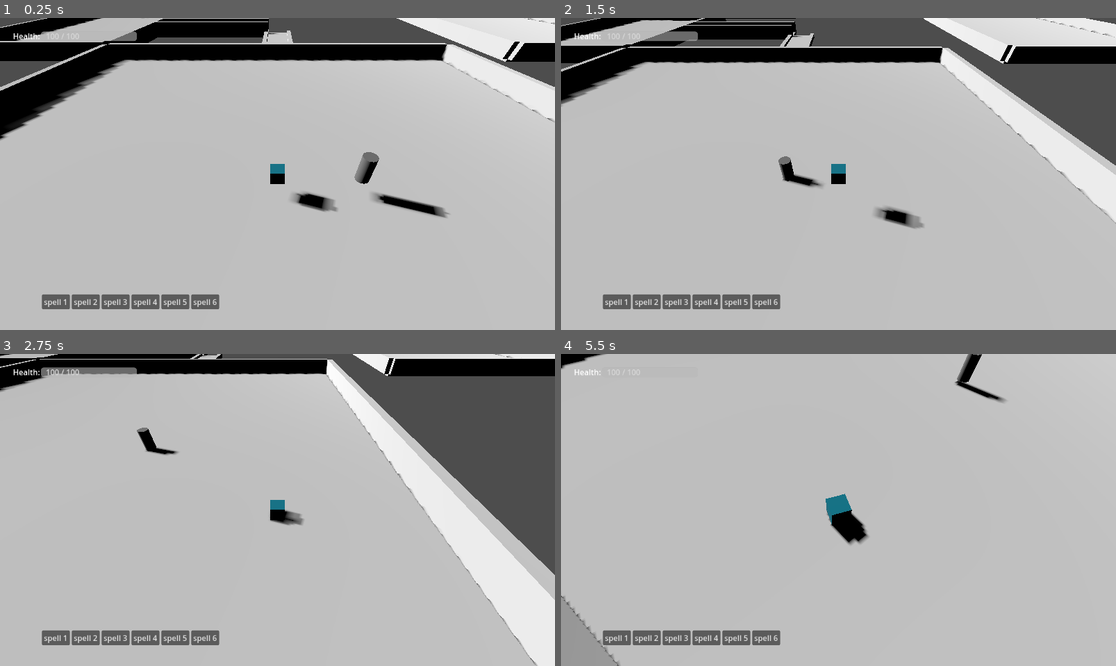
Above: before the commit, frames 1-4 (two rows, left to right).
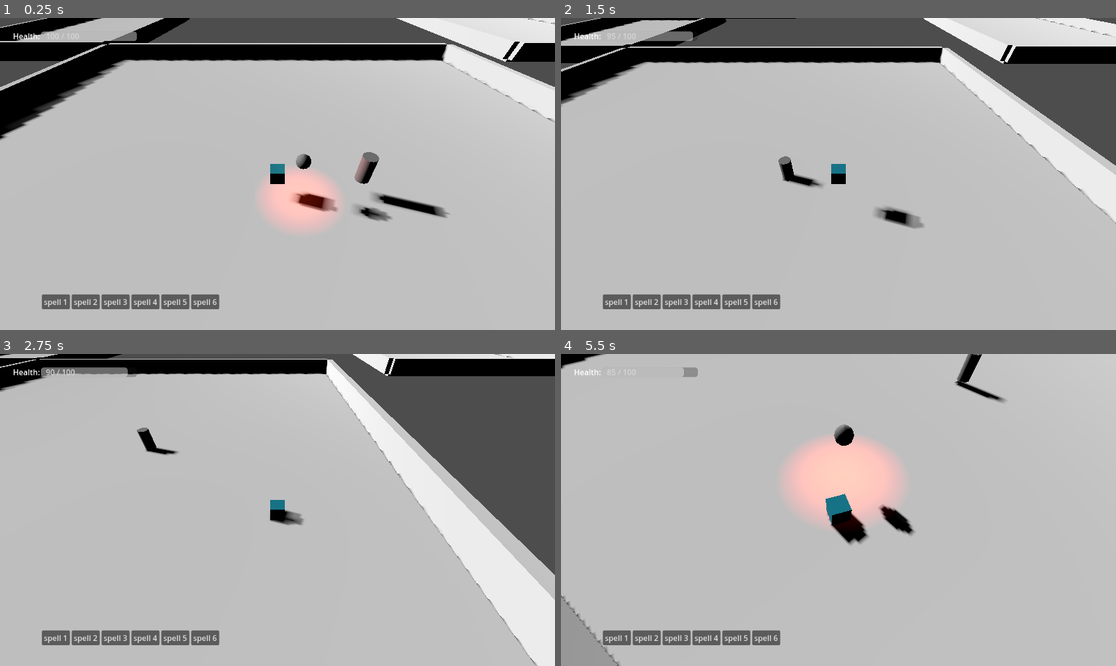
Above: after the commit, the same moments.

Repository: DumplingEater/possible_game
Game: Godot game, scene res://resources/scenes/main.tscn
Two runs of this game, one before a commit and one after it. Both use one fixed random seed, a clock stepped at 60 frames per second and the inputs below.
Inputs (mouse positions are in pixels of both pictures, inside the frame that each line leads up to):
- Up to frame 1 (0.25 s): no input
- Up to frame 2 (1.5 s): move the mouse to (960, 158) at 0.52 s; hold E (move_right) 0.53-1.28 s; tap 1 (action_1) at 0.6 s; tap Space (jump) at 0.77 s; move the mouse to (727, 189) at 1.27 s; hold S (move_back) from 1.28 s (still down); click (727, 189) at 1.35 s
- Up to frame 3 (2.75 s): tap Space (jump) at 1.52 s; move the mouse to (333, 441) at 2.02 s; release S (move_back) at 2.03 s; hold E (move_right) from 2.03 s (still down); hold Right mouse button (mouse_right_click) from 2.03 s (still down)
- Up to frame 4 (5.5 s): move the mouse to (810, 572) at 2.77 s; release E (move_right) at 2.78 s; release Right mouse button (mouse_right_click) at 2.78 s; hold W (move_forward) 2.78-3.53 s; tap Mouse wheel down (scroll_down) at 2.85 s; tap Space (jump) at 3.02, 3.77, 4.52 s; move the mouse to (1005, 556) at 3.52 s; hold Mouse wheel up (scroll_up) 3.53-4.28 s; hold Q (move_left) 3.53-5.03 s; move the mouse to (672, 463) at 4.27 s; tap 1 (action_1) at 4.35 s; move the mouse to (866, 510) at 5.02 s; press the mouse at (866, 510) at 5.03 s; hold S (move_back) from 5.03 s (still down)

The runs differ from the first frame. In frame 1, 3.8% of the frame differs, in the area x 25-71%, y 0-69%; in frame 2, 1.1%; in frame 3, 0.4%; in frame 4, 5.0%, in the area x 8-64%, y 4-59%.
Error before the commit: Cannot call method 'instantiate' on a null value. (res://src/state_machines/attack_state.gd:13)

Commit message:
redoing halls

Diff:
--- a/resources/scenes/fireball.tscn
+++ b/resources/scenes/fireball.tscn
@@ -1,67 +1,9 @@
-[gd_scene load_steps=13 format=3 uid="uid://bablflwgqpj8o"]
+[gd_scene load_steps=4 format=3 uid="uid://bablflwgqpj8o"]
 
 [ext_resource type="Script" path="res://src/spell_projectile_data.gd" id="1_emk6e"]
 [ext_resource type="Script" path="res://src/spell_projectile_motion.gd" id="1_jbg6e"]
 
 [sub_resource type="SphereShape3D" id="SphereShape3D_mty2v"]
-
-[sub_resource type="StandardMaterial3D" id="StandardMaterial3D_ecjxd"]
-transparency = 1
-albedo_color = Color(0.839216, 0.368627, 0.247059, 0.486275)
-
-[sub_resource type="CapsuleMesh" id="CapsuleMesh_cs7fl"]
-material = SubResource("StandardMaterial3D_ecjxd")
-radius = 0.25
-height = 0.5
-
-[sub_resource type="Curve" id="Curve_2047k"]
-_data = [Vector2(0.00373134, 0.33), 0.0, 0.0, 0, 0, Vector2(1, 0), 0.0, 0.0, 0, 0]
-point_count = 2
-
-[sub_resource type="CurveTexture" id="CurveTexture_n3bm3"]
-curve = SubResource("Curve_2047k")
-
-[sub_resource type="Curve" id="Curve_1rnq4"]
-max_value = 1.01
-_data = [Vector2(0, 0), 0.0, 1.69175, 0, 0, Vector2(1, 1.01), 0.0694053, 0.0, 0, 0]
-point_count = 2
-metadata/_snap_count = 12
-
-[sub_resource type="CurveTexture" id="CurveTexture_e1bdf"]
-curve = SubResource("Curve_1rnq4")
-
-[sub_resource type="ParticleProcessMaterial" id="ParticleProcessMaterial_heob1"]
-direction = Vector3(0, 0, -1)
-spread = 15.0
-initial_velocity_min = 1.0
-initial_velocity_max = 6.0
-gravity = Vector3(0, 1, 0)
-damping_min = 0.876
-damping_max = 10.0
-scale_max = 2.0
-scale_over_velocity_max = 10.0
-scale_over_velocity_curve = SubResource("CurveTexture_e1bdf")
-color = Color(0.912846, 0.331747, 0.0499897, 1)
-alpha_curve = SubResource("CurveTexture_n3bm3")
-hue_variation_min = -0.02
-hue_variation_max = 0.02
-turbulence_enabled = true
-turbulence_noise_strength = 0.05
-turbulence_noise_scale = 10.0
-turbulence_influence_min = 0.016
-turbulence_influence_max = 0.061
-
-[sub_resource type="StandardMaterial3D" id="StandardMaterial3D_h7fh0"]
-blend_mode = 1
-vertex_color_use_as_albedo = true
-roughness = 0.0
-emission = Color(1, 0.494118, 0.0705882, 1)
-emission_energy_multiplier = 0.25
-
-[sub_resource type="SphereMesh" id="SphereMesh_036qx"]
-material = SubResource("StandardMaterial3D_h7fh0")
-radius = 0.15
-height = 0.3
 
 [node name="Fireball" type="Node3D"]
 script = ExtResource("1_emk6e")
@@ -77,13 +19,4 @@
 light_color = Color(0.962611, 0.202223, 0, 1)
 light_energy = 0.553
 
-[node name="mesh" type="MeshInstance3D" parent="Area3D"]
-mesh = SubResource("BoxMesh_sdg5e")
-skeleton = NodePath("../..")
-surface_material_override/0 = SubResource("StandardMaterial3D_b5prc")
-
-[node name="particle_testing" type="GPUParticles3D" parent="Area3D"]
-amount = 400
-lifetime = 1.95
-process_material = SubResource("ParticleProcessMaterial_heob1")
-draw_pass_1 = SubResource("SphereMesh_036qx")
+[node name="CSGSphere3D" type="CSGSphere3D" parent="Area3D"]
--- a/src/procedural_generation/dungeon_generator.gd
+++ b/src/procedural_generation/dungeon_generator.gd
@@ -89,146 +89,168 @@
 		room_graph[best_graph_node].append(best_candidate_node)
 
 	print("Building halls from MST Graph...\n\n")
-	# i guess for conceptual sake i am picturing this top down +x to right +z 'up'
 	for room in room_graph:
 		var adjacent_rooms = room_graph[room]
 		for target_room in adjacent_rooms:
-
-			var rooms_overlap_on_x_axis = !(room.max_x() < target_room.min_x() or room.min_x() > target_room.max_x())
-			var rooms_overlap_on_z_axis = !(room.max_z() < target_room.min_z() or room.min_z() > target_room.max_z())
-
-			var x_overlap_amount = abs(room.max_x() - target_room.min_x()) if rooms_overlap_on_x_axis else 0.0
-			var z_overlap_amount = abs(room.max_z() - target_room.min_z()) if rooms_overlap_on_z_axis else 0.0
-
-			# if the rooms overlap enough to fit a hall just do a straight hall
-			#region Straight Halls
-			if x_overlap_amount > hall_width + 2 or z_overlap_amount > hall_width + 2:
-
-				# just line up our 4 x values and sort and our x bounds for hall
-				# pos are the middle two. same for z actually for the bounds of
-				# the hall
-				var x_edges = [room.min_x(), room.max_x(), target_room.min_x(), target_room.max_x()]
-				var z_edges = [room.min_z(), room.max_z(), target_room.min_z(), target_room.max_z()]
-
-				x_edges.sort()
-				z_edges.sort()
-
-				var hall_x = (x_edges[1] + x_edges[2]) / 2
-				var hall_z = (z_edges[1] + z_edges[2]) / 2
-
-				# calculate position and size of hall
-				var hall_size: Vector3 = Vector3(0, 0, 0)
-				if rooms_overlap_on_x_axis:
-					var hall_length = abs(z_edges[1] - z_edges[2])
-					hall_size = Vector3(hall_width, 1.0, hall_length)
-				elif rooms_overlap_on_z_axis:
-					var hall_length = abs(x_edges[1] - x_edges[2])
-					hall_size = Vector3(hall_length, 1.0, hall_width)
-
-				var hall_position = Vector3(hall_x, 0.0, hall_z)
-				var hall_room = base_room.instantiate()
-				add_child(hall_room)
-				hall_room.construct_room(hall_position, hall_size)
-				continue
-#endregion
-
-
-			# the cases where rooms don't directly overlap correlate
-			# to the target room being off of one of the four corners of this
-			# room, so we need a bent hall
-
-			var x_diff = abs(room.global_position.x - target_room.global_position.x)
-			var z_diff = abs(room.global_position.z - target_room.global_position.z)
-
-			# gets closest corner
-			var start_x = min(room.max_x(), target_room.global_position.x)
-			start_x = max(room.min_x(), start_x)
-			var start_z = min(room.max_z(), target_room.global_position.z)
-			start_z = max(room.min_z(), start_z)
-
-			var should_go_right = bool(target_room.global_position.x > room.global_position.x)
-			var should_go_up = bool(target_room.global_position.z > room.global_position.z)
-
-			var first_leg_start_position = Vector3()
-			var first_leg_end_position = Vector3()
-			var second_leg_start_position = Vector3()
-			var second_leg_end_position = Vector3()
-			var first_leg_scale = Vector3()
-			var second_leg_scale = Vector3()
-			var first_leg_along_z = false
-			var second_leg_along_z = false
-			if randf_range(0.0, 1.0) < 0.5:
-				# moving in z first, snap x to center
-				first_leg_along_z = true
-				var target_z = target_room.global_position.z
-				start_x = room.global_position.x
-
-				if should_go_up:
-					first_leg_end_position = Vector3(start_x, 0.0, target_z - hall_width / 2.0)
-				else:
-					first_leg_end_position = Vector3(start_x, 0.0, target_z + hall_width / 2.0)
-
-				first_leg_start_position = Vector3(start_x, 0.0, start_z)
-				first_leg_scale = Vector3(hall_width, 1.0, abs(first_leg_end_position.z - start_z))
-
-				var target_x = 0.0
-				if should_go_right:
-					target_x = target_room.min_x()
-					second_leg_start_position = Vector3(start_x + hall_width / 2.0, 0.0, target_z)
-				else:
-					target_x = target_room.max_x()
-					second_leg_start_position = Vector3(start_x - hall_width / 2.0, 0.0, target_z)
-
-				second_leg_end_position = Vector3(target_x, 0.0, target_z)
-				second_leg_scale = Vector3(abs(second_leg_end_position.x - second_leg_start_position.x), 1.0, hall_width)
-			else:  # going horizontal first
-				second_leg_along_z = true
-				var target_x = target_room.global_position.x
-				start_z = room.global_position.z
-
-				if should_go_right:
-					first_leg_end_position = Vector3(target_x - hall_width / 2.0, 0.0, start_z)
-				else:
-					first_leg_end_position = Vector3(target_x + hall_width / 2.0, 0.0, start_z)
-
-				first_leg_start_position = Vector3(start_x, 0.0, start_z)
-				first_leg_scale = Vector3(abs(first_leg_end_position.x - first_leg_start_position.x), 1.0, hall_width)
-
-				var target_z = 0.0
-				if should_go_up:
-					target_z = target_room.min_z()
-					second_leg_start_position = Vector3(target_x, 0.0, start_z + hall_width / 2.0)
-				else:
-					target_z = target_room.max_z()
-					second_leg_start_position = Vector3(target_x, 0.0, start_z - hall_width / 2.0)
-
-				second_leg_end_position = Vector3(target_x, 0.0, target_z)
-				second_leg_scale = Vector3(hall_width, 1.0, abs(second_leg_end_position.z - second_leg_start_position.z))
-
-			var first_hall_leg = base_room.instantiate()
-			add_child(first_hall_leg)
-			var first_leg_center = (first_leg_start_position + first_leg_end_position) / 2.0
-			first_hall_leg.height = 1.0
-			first_hall_leg.construct_room(
-				first_leg_center,
-				first_leg_scale,
-				first_leg_along_z,
-				not first_leg_along_z
-			)
-
-			var second_hall_leg = base_room.instantiate()
-			add_child(second_hall_leg)
-			var second_leg_center = (second_leg_start_position + second_leg_end_position) / 2.0
-			second_hall_leg.construct_room(
-				second_leg_center,
-				second_leg_scale,
-				second_leg_along_z,
-				not second_leg_along_z
-			)
-
-			#var starting_point: Vector3(start_x, 0.0, start_z)
-			#var elbow_point = Vector3
-
+			var target_room_above: bool = target_room.global_position.z > room.global_position.z
+			var target_room_right: bool = target_room.global_position.x > room.global_position.x
+			var room_x_diff: float = target_room.global_position.x - room.global_position.x
+			var room_z_diff: float = target_room.global_position.z - room.global_position.z
+			var more_horizontally_aligned: bool = abs(room_x_diff) > abs(room_z_diff)
+
+			# figure out which face the door should be on for each room
+			# face 0, 1, 2, 3 are +z, +x, -z, -x. clockwise starting with up (+z)
+			var face_for_origin_door: int = 0
+			if more_horizontally_aligned:
+				face_for_origin_door = 3 # default left
+				if target_room_right:
+					face_for_origin_door = 1
+			else:
+				face_for_origin_door = 2 # default down
+				if target_room_above:
+					face_for_origin_door = 0
+			# for now just get opposite face for other room
+			var face_for_target_room: int = (face_for_origin_door + 2) % 4
+
+
+	# i guess for conceptual sake i am picturing this top down +x to right +z 'up'
+	#for room in room_graph:
+		#var adjacent_rooms = room_graph[room]
+		#for target_room in adjacent_rooms:
+#
+			#var rooms_overlap_on_x_axis = !(room.max_x() < target_room.min_x() or room.min_x() > target_room.max_x())
+			#var rooms_overlap_on_z_axis = !(room.max_z() < target_room.min_z() or room.min_z() > target_room.max_z())
+			#
+			#var x_overlap_amount = abs(room.max_x() - target_room.min_x()) if rooms_overlap_on_x_axis else 0.0
+			#var z_overlap_amount = abs(room.max_z() - target_room.min_z()) if rooms_overlap_on_z_axis else 0.0
+			#
+			## if the rooms overlap enough to fit a hall just do a straight hall
+			#if x_overlap_amount > hall_width + 2 or z_overlap_amount > hall_width + 2:
+				#
+				## just line up our 4 x values and sort and our x bounds for hall
+				## pos are the middle two. same for z actually for the bounds of
+				## the hall
+				#var x_edges = [room.min_x(), room.max_x(), target_room.min_x(), target_room.max_x()]
+				#var z_edges = [room.min_z(), room.max_z(), target_room.min_z(), target_room.max_z()]
+				#
+				#x_edges.sort()
+				#z_edges.sort()
+				#
+				#var hall_x = (x_edges[1] + x_edges[2]) / 2
+				#var hall_z = (z_edges[1] + z_edges[2]) / 2
+				#
+				## calculate position and size of hall
+				#var hall_size: Vector3 = Vector3(0, 0, 0)
+				#if rooms_overlap_on_x_axis:
+					#var hall_length = abs(z_edges[1] - z_edges[2])
+					#hall_size = Vector3(hall_width, 1.0, hall_length)
+				#elif rooms_overlap_on_z_axis:
+					#var hall_length = abs(x_edges[1] - x_edges[2])
+					#hall_size = Vector3(hall_length, 1.0, hall_width)
+				#
+				#var hall_position = Vector3(hall_x, 0.0, hall_z)
+				#var hall_room = base_room.instantiate()
+				#add_child(hall_room)
+				#hall_room.construct_room(hall_position, hall_size)
+				#continue
+			#
+			#
+			## the cases where rooms don't directly overlap correlate
+			## to the target room being off of one of the four corners of this
+			## room, so we need a bent hall
+			#
+			#var x_diff = abs(room.global_position.x - target_room.global_position.x)
+			#var z_diff = abs(room.global_position.z - target_room.global_position.z)
+			#
+			## gets closest corner
+			#var start_x = min(room.max_x(), target_room.global_position.x)
+			#start_x = max(room.min_x(), start_x)
+			#var start_z = min(room.max_z(), target_room.global_position.z)
+			#start_z = max(room.min_z(), start_z)
+			#
+			#var should_go_right = bool(target_room.global_position.x > room.global_position.x)
+			#var should_go_up = bool(target_room.global_position.z > room.global_position.z)
+			#
+			#var first_leg_start_position = Vector3()
+			#var first_leg_end_position = Vector3()
+			#var second_leg_start_position = Vector3()
+			#var second_leg_end_position = Vector3()
+			#var first_leg_scale = Vector3()
+			#var second_leg_scale = Vector3()
+			#var first_leg_along_z = false
+			#var second_leg_along_z = false
+			#if randf_range(0.0, 1.0) < 0.5:
+				## moving in z first, snap x to center
+				#first_leg_along_z = true
+				#var target_z = target_room.global_position.z
+				#start_x = room.global_position.x
+				#
+				#if should_go_up:
+					#first_leg_end_position = Vector3(start_x, 0.0, target_z - hall_width / 2.0)
+				#else:
+					#first_leg_end_position = Vector3(start_x, 0.0, target_z + hall_width / 2.0)
+				#
+				#first_leg_start_position = Vector3(start_x, 0.0, start_z)
+				#first_leg_scale = Vector3(hall_width, 1.0, abs(first_leg_end_position.z - start_z))
+					#
+				#var target_x = 0.0
+				#if should_go_right:
+					#target_x = target_room.min_x()
+					#second_leg_start_position = Vector3(start_x + hall_width / 2.0, 0.0, target_z)
+				#else:
+					#target_x = target_room.max_x()
+					#second_leg_start_position = Vector3(start_x - hall_width / 2.0, 0.0, target_z)
+				#
+				#second_leg_end_position = Vector3(target_x, 0.0, target_z)
+				#second_leg_scale = Vector3(abs(second_leg_end_position.x - second_leg_start_position.x), 1.0, hall_width)
+			#else:  # going horizontal first
+				#second_leg_along_z = true
+				#var target_x = target_room.global_position.x
+				#start_z = room.global_position.z
+				#
+				#if should_go_right:
+					#first_leg_end_position = Vector3(target_x - hall_width / 2.0, 0.0, start_z)
+				#else:
+					#first_leg_end_position = Vector3(target_x + hall_width / 2.0, 0.0, start_z)
+				#
+				#first_leg_start_position = Vector3(start_x, 0.0, start_z)
+				#first_leg_scale = Vector3(abs(first_leg_end_position.x - first_leg_start_position.x), 1.0, hall_width)
+				#
+				#var target_z = 0.0
+				#if should_go_up:
+					#target_z = target_room.min_z()
+					#second_leg_start_position = Vector3(target_x, 0.0, start_z + hall_width / 2.0)
+				#else:
+					#target_z = target_room.max_z()
+					#second_leg_start_position = Vector3(target_x, 0.0, start_z - hall_width / 2.0)
+				#
+				#second_leg_end_position = Vector3(target_x, 0.0, target_z)
+				#second_leg_scale = Vector3(hall_width, 1.0, abs(second_leg_end_position.z - second_leg_start_position.z))
+			#
+			#var first_hall_leg = base_room.instantiate()
+			#add_child(first_hall_leg)
+			#var first_leg_center = (first_leg_start_position + first_leg_end_position) / 2.0
+			#first_hall_leg.height = 1.0
+			#first_hall_leg.construct_room(
+				#first_leg_center,
+				#first_leg_scale,
+				#first_leg_along_z,
+				#not first_leg_along_z
+			#)
+			#
+			#var second_hall_leg = base_room.instantiate()
+			#add_child(second_hall_leg)
+			#var second_leg_center = (second_leg_start_position + second_leg_end_position) / 2.0
+			#second_hall_leg.construct_room(
+				#second_leg_center,
+				#second_leg_scale,
+				#second_leg_along_z,
+				#not second_leg_along_z
+			#)
+			#
+			##var starting_point: Vector3(start_x, 0.0, start_z)
+			##var elbow_point = Vector3
+	#
 	print("Setting spawn point...")
 	# add rooms as children
 	for room in rooms:
